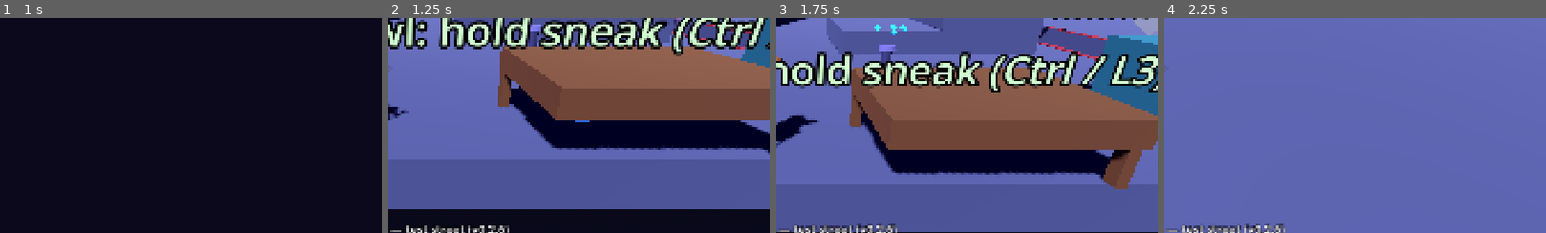
Above: before the commit, frames 1-4 (left to right).
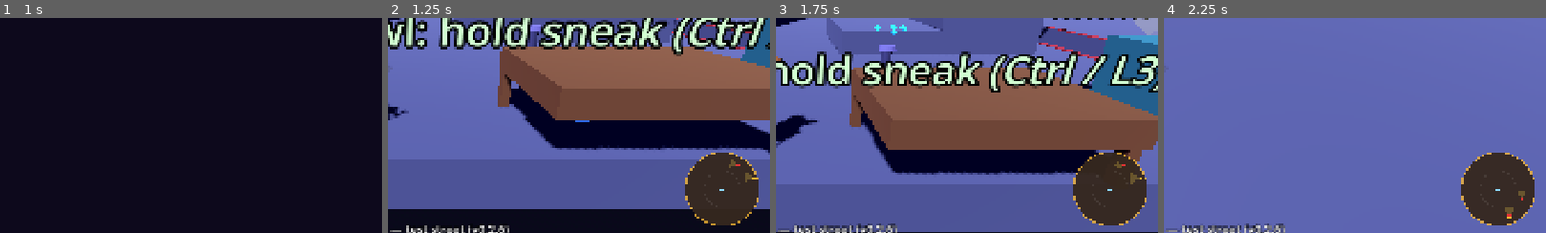
Above: after the commit, the same moments.

Repository: slimaksmazeny/bruno-ink-and-shadow
Game: Godot game, scene res://ui/menus/main_menu.tscn
Same seed, same stepped clock (60 frames per second), same inputs: the game is played once before the commit and once after it.
Inputs (mouse positions are % of the whole screen's width and height, from its top left):
- Up to frame 1 (1 s): click "Play" at 0.5 s
- Up to frame 2 (1.25 s): no input
- Up to frame 3 (1.75 s): tap Enter (ui_accept) at 1.25 s; move the mouse to (72, 45) at 1.27 s; hold D (move_right) from 1.28 s (still down); tap E (action) at 1.35 s; click (72, 45) at 1.42 s; tap Space (jump) at 1.52 s
- Up to frame 4 (2.25 s): move the mouse to (45, 50) at 2.02 s; release D (move_right) at 2.03 s; hold W (move_forward) from 2.03 s (still down); right-click (45, 50) at 2.1 s
The pictures show only the part of the screen within x 50-100%, y 38-88%; the shares and areas given below are measured in that part.

Frame 1 is identical in both runs. In frame 2, 5.3% of the frame differs, in the area x 77-97%, y 62-97%; in frame 3, 5.2%; in frame 4, 5.3%.
Error after the commit: Invalid access to property or key 'camera' on a base object of type 'Nil'. (res://ui/hud/radar.gd:32)

Commit message:
Radar v HUD (3D): strážní s kužely a stavem, cíl mise jako hvězda, nahoru = směr kamery
Co-Authored-By: Claude Opus 5.5 <noreply@anthropic.com>
Claude-Session: https://claude.ai/code/session_01NUNee8HarMmKWHNvRpsHjR

Diff:
--- a/game/levels/mission.gd
+++ b/game/levels/mission.gd
@@ -27,6 +27,25 @@
 
 func objective_key() -> String:
 	return STEP_KEYS[step]
+
+
+## Kde je aktuální cíl (pro radar), nebo null.
+func objective_position() -> Variant:
+	match step:
+		Step.STEAL_KEY:
+			for n: Node in get_tree().get_nodes_in_group(&"guard"):
+				var g: Guard = n as Guard
+				if g != null and g.carries_key == key_id:
+					return g.global_position
+		Step.OPEN_VAULT, Step.TAKE_TREASURE:
+			var v: Node3D = get_tree().get_first_node_in_group(&"vault") as Node3D
+			if v != null:
+				return v.global_position
+		Step.ESCAPE:
+			for n: Node in get_tree().get_nodes_in_group(&"interactable"):
+				if n is Getaway:
+					return (n as Node3D).global_position
+	return null
 
 
 func elapsed_sec() -> float:
--- a/game/ui/hud/hud.gd
+++ b/game/ui/hud/hud.gd
@@ -47,6 +47,11 @@
 	root.add_child(_coin_label)
 	_set_coins(GameState.get_coins(), false)
 	Events.coins_changed.connect(func(total: int) -> void: _set_coins(total, true))
+
+	var radar := Radar.new()
+	radar.set_anchors_preset(Control.PRESET_BOTTOM_RIGHT)
+	radar.position = Vector2(-215, -330)
+	root.add_child(radar)
 
 	_objective = _make_label(24)
 	_objective.position = Vector2(28, 74)
--- /dev/null
+++ b/game/ui/hud/radar.gd
@@ -0,0 +1,86 @@
+## Radar v rohu HUD (jen ve 3D): Bruno uprostřed, nahoru = kam se dívá kamera,
+## strážní jako červené tečky s kuželem pohledu, cíl mise jako zlatá hvězda (u okraje,
+## když je daleko). Kresleno z kódu.
+class_name Radar
+extends Control
+
+const RANGE_M: float = 32.0
+
+var _player: Player
+
+
+func _ready() -> void:
+	custom_minimum_size = Vector2(190, 190)
+	size = custom_minimum_size
+	mouse_filter = Control.MOUSE_FILTER_IGNORE
+
+
+func _process(_delta: float) -> void:
+	if _player == null or not is_instance_valid(_player):
+		_player = get_tree().get_first_node_in_group(&"player") as Player
+	visible = _player != null and _player.mode == Player.Mode.MODE_3D
+	if visible:
+		queue_redraw()
+
+
+func _draw() -> void:
+	var c: Vector2 = size * 0.5
+	var r: float = minf(size.x, size.y) * 0.5 - 4.0
+	draw_circle(c, r + 3.0, Color(0.95, 0.71, 0.2, 0.8))
+	draw_circle(c, r, Color(0.04, 0.03, 0.1, 0.78))
+	draw_arc(c, r * 0.5, 0, TAU, 32, Color(1, 1, 1, 0.08), 1.0)
+	var yaw: float = _player.camera.get_control_yaw() if _player.camera != null else 0.0
+	var origin: Vector3 = _player.global_position
+	# Strážní.
+	for n: Node in get_tree().get_nodes_in_group(&"guard"):
+		var g: Guard = n as Guard
+		if g == null or g.state == Guard.State.KNOCKED_OUT:
+			continue
+		var gp: Vector2 = _to_radar(g.global_position - origin, yaw, r)
+		if gp.length() > r - 4.0:
+			continue
+		var fwd3: Vector3 = -g.global_transform.basis.z
+		var fwd: Vector2 = _rotate(Vector2(fwd3.x, fwd3.z), yaw)
+		var cone_len: float = g.view_range / RANGE_M * r
+		var half: float = deg_to_rad(g.view_angle_deg)
+		var a: float = fwd.angle()
+		var col: Color = Color(1, 0.85, 0.3, 0.25)
+		if g.state == Guard.State.ALERT:
+			col = Color(1, 0.2, 0.15, 0.35)
+		elif g.state == Guard.State.SUSPICIOUS or g.state == Guard.State.SEARCH:
+			col = Color(1, 0.55, 0.1, 0.3)
+		var pts := PackedVector2Array([c + gp])
+		for i: int in 7:
+			var t: float = a - half + 2.0 * half * float(i) / 6.0
+			pts.append(c + gp + Vector2(cos(t), sin(t)) * cone_len)
+		draw_colored_polygon(pts, col)
+		draw_circle(c + gp, 4.5, Color(0.9, 0.2, 0.2))
+	# Cíl mise.
+	var m: Mission = get_tree().get_first_node_in_group(&"mission") as Mission
+	if m != null:
+		var target: Variant = m.objective_position()
+		if target != null:
+			var tp: Vector2 = _to_radar((target as Vector3) - origin, yaw, r)
+			if tp.length() > r - 8.0:
+				tp = tp.normalized() * (r - 8.0)
+			_star(c + tp, 7.0, UiStyle.GOLD)
+	# Bruno (šipka nahoru = směr kamery).
+	draw_colored_polygon(PackedVector2Array([c + Vector2(0, -8), c + Vector2(6, 6), c + Vector2(0, 3), c + Vector2(-6, 6)]), Color(0.55, 0.85, 1.0))
+
+
+func _to_radar(d: Vector3, yaw: float, r: float) -> Vector2:
+	return _rotate(Vector2(d.x, d.z), yaw) / RANGE_M * r
+
+
+## Otočí rovinu tak, aby směr kamery mířil nahoru.
+func _rotate(v: Vector2, yaw: float) -> Vector2:
+	return v.rotated(yaw)
+
+
+func _star(p: Vector2, s: float, col: Color) -> void:
+	var pts := PackedVector2Array()
+	for i: int in 10:
+		var a: float = -PI * 0.5 + float(i) * PI / 5.0
+		var rr: float = s if i % 2 == 0 else s * 0.45
+		pts.append(p + Vector2(cos(a), sin(a)) * rr)
+	draw_colored_polygon(pts, col)
Binary file changed: game/localization/translations.cs.translation
Binary file changed: game/localization/translations.en.translation
Not shown, added: game/ui/hud/radar.gd.uid
